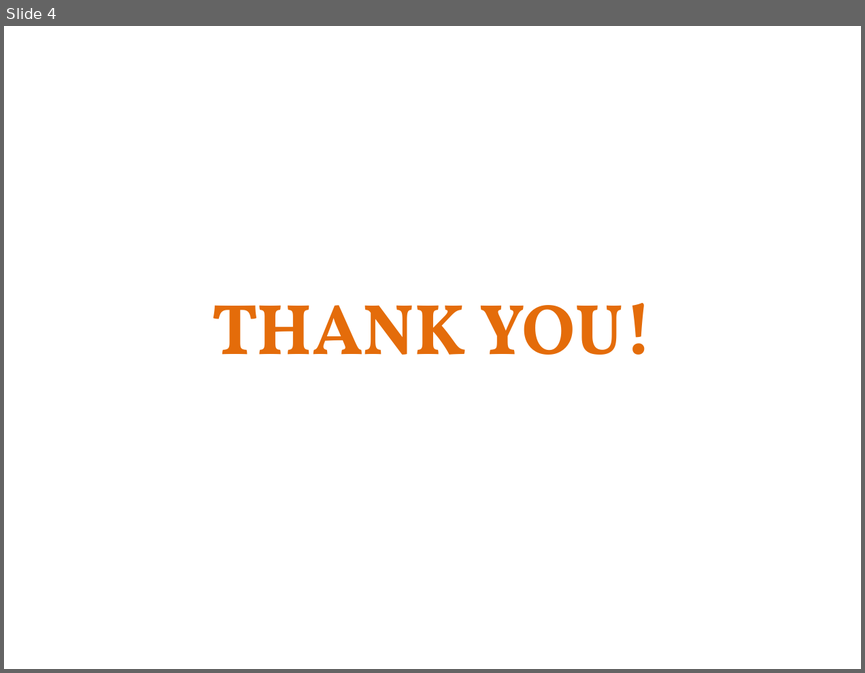
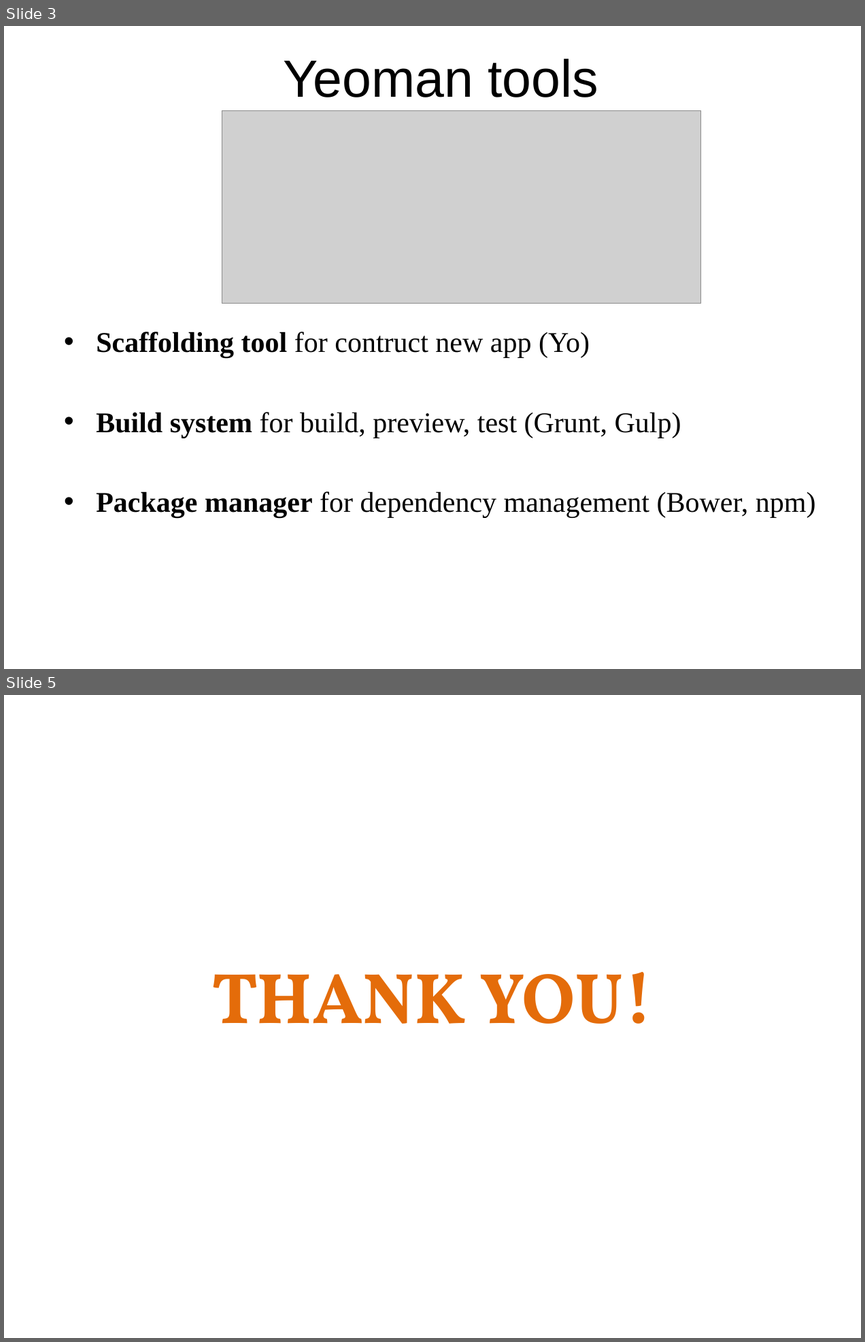
Before and after one commit to sonvq-qsoftvn/angularjs-training, a slide deck: QS_Training_AngularJS_Yeoman, Grunt, Gulp - SonVQ.pptx. Shown one above the other, each under a label of ours: slide 4 before the commit, slides 3 and 5 after it; the slides between them are not shown. The pictures are 865x673 and 865x1342 pixels, drawn with LibreOffice and Linux fonts; fonts in the diff are those of the drawing; grey boxes stand for pictures; background and template pictures are left out. Boxes give left, top, right and bottom in pixels: in the first picture for what was removed or moved away, otherwise in the second. Text is boxed around its words. In the diff, an @@ line names an element or a change of style, - is before the commit and + after.

```diff
--- a/QS_Training_AngularJS_Yeoman, Grunt, Gulp - SonVQ.pptx
+++ b/QS_Training_AngularJS_Yeoman, Grunt, Gulp - SonVQ.pptx
@@ slide 3 added at [4, 26, 861, 669], background picture (left out) @@
@@ title added at [283, 59, 598, 97], 44 pt, text #000000 @@
+Yeoman tools
@@ picture added at [222, 111, 700, 303] @@
@@ text added at [96, 331, 816, 518], 24 pt, text #000000 @@
+• Scaffolding tool for contruct new app (Yo)
+• Build system for build, preview, test (Grunt, Gulp)
+• Package manager for dependency management (Bower, npm)
@@ what was slide 4 is now slide 5 @@
```
Also in this commit, not shown: 1 slide changed, 1 other slide added, 1 slide removed, 26 other files.
